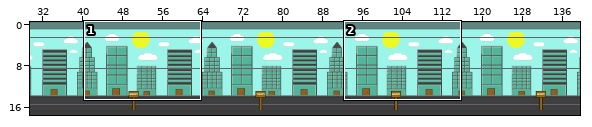
Level history. Tiled map (JSON): public/tilemaps/Nivel1.json. The picture above shows the old version from afar; the outline marks the close-up.
Close-up. Earlier state:
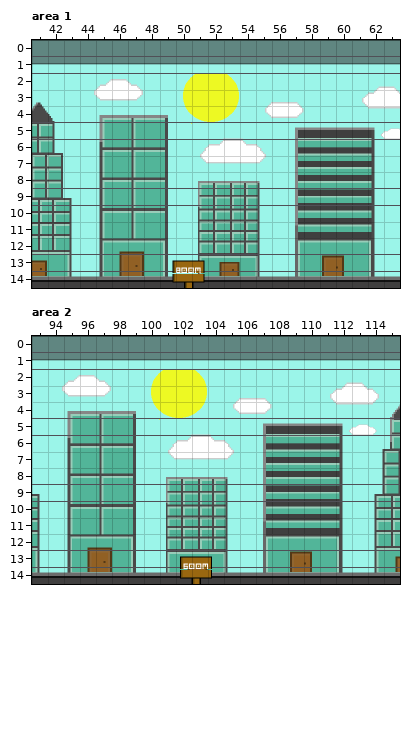
Cells are 32x33 px. Shown: area 1 x 41..63, y 0..14; area 2 x 93..115, y 0..14. The commit also changed other parts of the map, which this record leaves out. Tiles whose own drawing changed are shown in their newer look in all pictures.
After the commit:
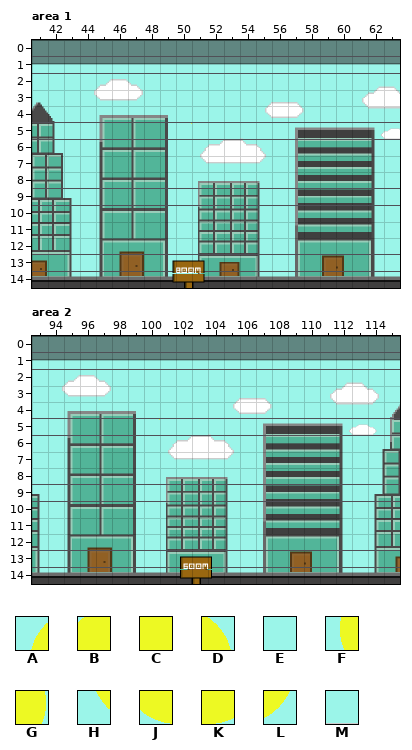
Key: from "fondo": A 50, B 51, C 52, D 53, E 54, F 75, G 78, H 100, J 101, K 102, L 103, M 128.
_ is an empty cell.
From old to new:
Layer "fondo", area 1:
y 2: x 50..53 ABCD -> EEEE
y 3: x 50..53 FCCG -> EEEE
y 4: x 50..53 HJKL -> EEEE
y 5: x 53 M -> E
Layer "fondo", area 2:
y 2: x 100..103 ABCD -> EEEE
y 3: x 100..103 FCCG -> EEEE
y 4: x 100..103 HJKL -> EEEE
y 5: x 103 M -> E
Boxes around the changes in both close-ups, in picture pixels (x1, y1, x2, y2):
changed: (183, 74, 240, 139)
changed: (151, 370, 208, 435)
